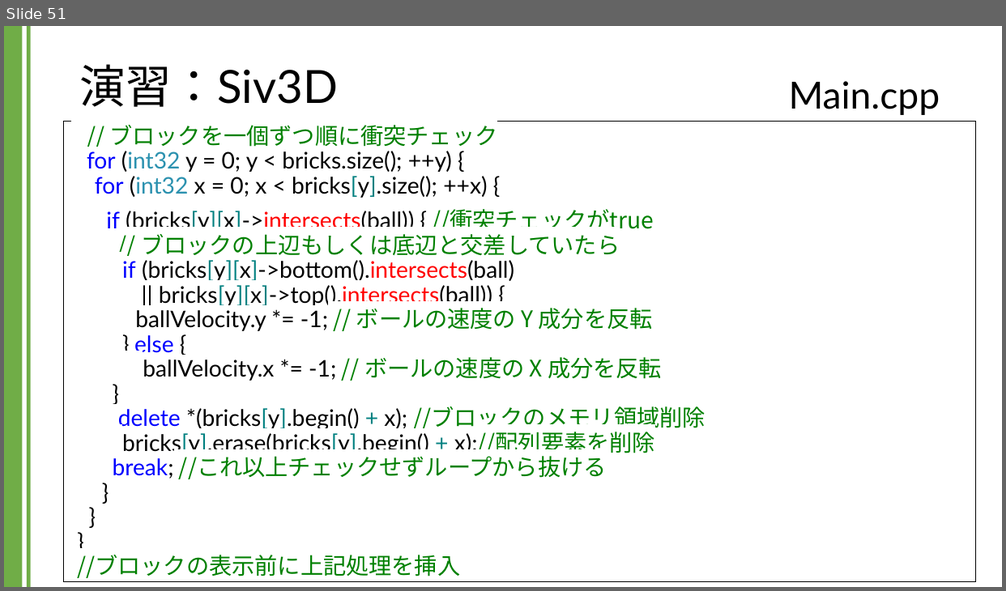
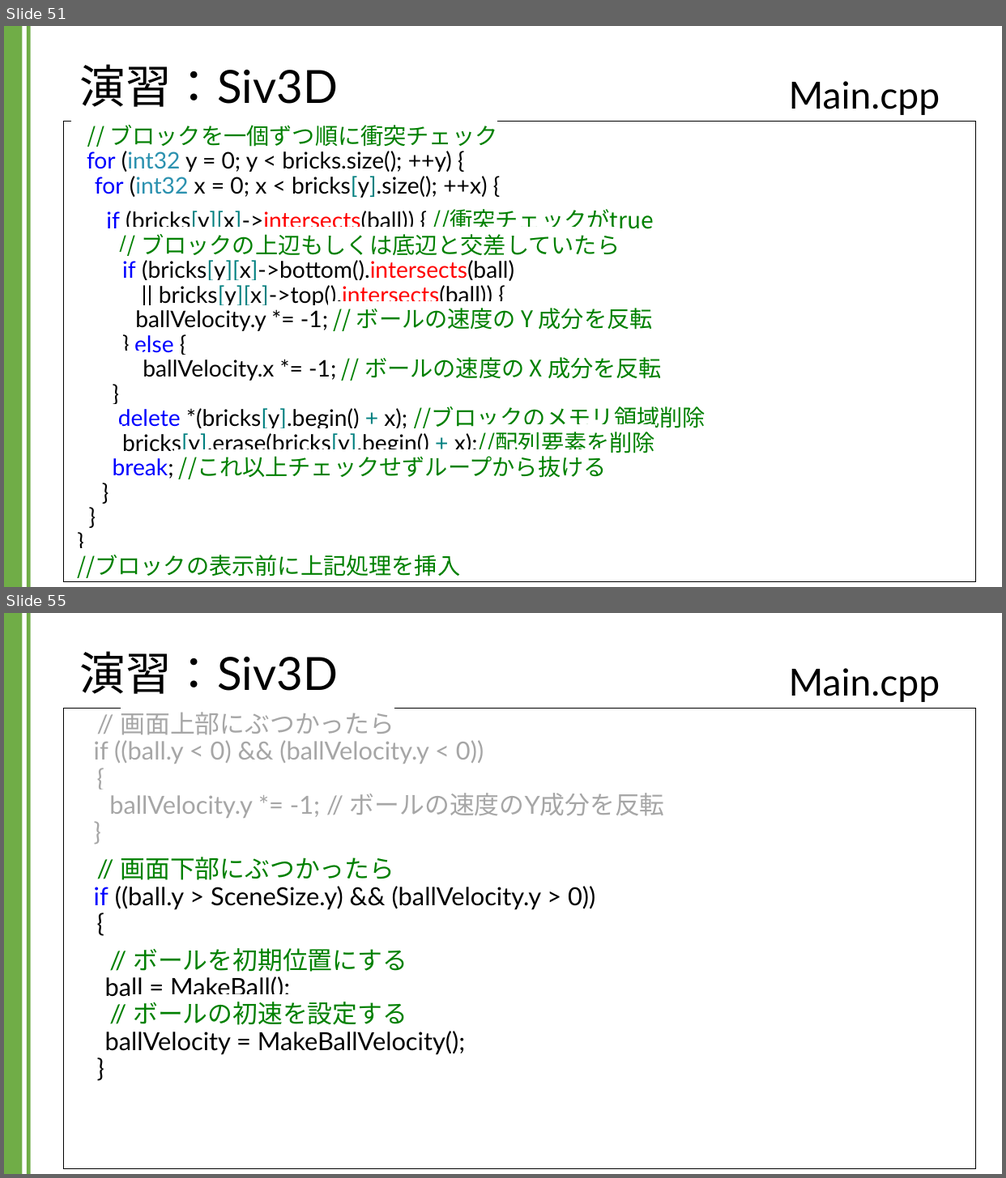
Before and after one commit to kic-murata/cpp2024, a slide deck: 授業資料/演習課題：Siv3D.pptx. Shown one above the other, each under a label of ours: slide 51 before the commit, slides 51 and 55 after it; the slides between them are not shown. The pictures are 1006x591 and 1006x1178 pixels, drawn with LibreOffice and Linux fonts; fonts in the diff are those of the drawing; background and template pictures are left out. Boxes give left, top, right and bottom in pixels: in the first picture for what was removed or moved away, otherwise in the second. Text is boxed around its words. In the diff, an @@ line names an element or a change of style, - is before the commit and + after.

```diff
--- a/授業資料/演習課題：Siv3D.pptx
+++ b/授業資料/演習課題：Siv3D.pptx
@@ slide 55 added at (x1=4, y1=613, x2=1002, y2=1174), background #FFFFFF; not listed: 2 template elements that a slide beside it also shows @@
@@ title added at (x1=80, y1=651, x2=338, y2=694), 44 pt, text #000000 @@
+演習：Siv3D
@@ text added at (x1=789, y1=668, x2=940, y2=702), 36 pt, text #000000 @@
+Main.cpp
@@ rectangle added at (x1=64, y1=708, x2=976, y2=1169), fill #FFFFFF, outline #000000 0.75 pt, 24 pt, text #000000 @@
+// 画面上部にぶつかったら
+if ((ball.y < 0) && (ballVelocity.y < 0))
+{
+ballVelocity.y *= -1; // ボールの速度のY成分を反転
+}
+// 画面下部にぶつかったら
+if ((ball.y > SceneSize.y) && (ballVelocity.y > 0))
+{
+// ボールを初期位置にする
+ball = MakeBall();
+// ボールの初速を設定する
+ballVelocity = MakeBallVelocity();
+}
```
Also in this commit, not shown: 3 slides changed, 9 other slides added.
